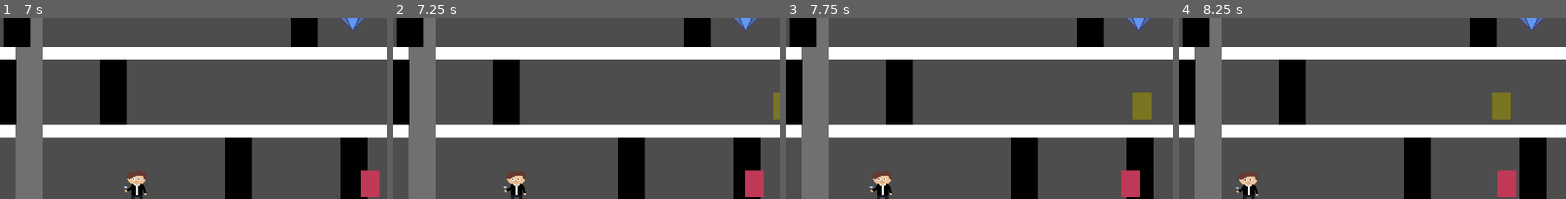
Above: before the commit, frames 1-4 (left to right).
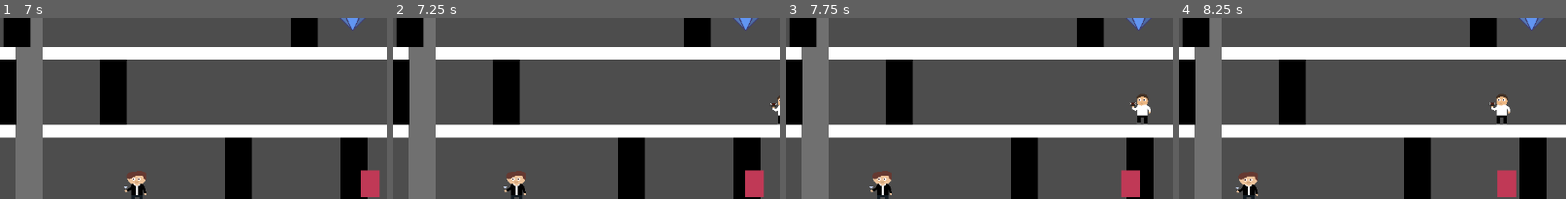
Above: after the commit, the same moments.

Repository: Colonelpanic0/Heist
Game: Godot game, scene res://Scenes/playablenew.tscn
Two runs of this game, one before a commit and one after it. Both use one fixed random seed, a clock stepped at 60 frames per second and the inputs below.
Inputs:
- Up to frame 1 (7 s): tap Enter at 0.5 s; hold D (Right) 0.53-2.03 s; tap 2 (Fire) every 1.5 s from 0.6 to 6.6 s; tap 1 (Jump) at 0.77, 1.52, 3.02, 3.77, 4.52, 6.02, 6.77 s; tap Space (Start) every 1.5 s from 1.35 to 5.85 s; hold A (Left) 2.03-2.78 s; hold D (Right) 2.78-4.28 s; hold A (Left) 4.28-5.03 s; hold D (Right) 5.03-5.78 s; hold A (Left) from 5.78 s (still down)
- Up to frame 2 (7.25 s): keep holding A (Left)
- Up to frame 3 (7.75 s): release A (Left) at 7.28 s; hold D (Right) from 7.28 s (still down); tap Space (Start) at 7.35 s; tap 1 (Jump) at 7.52 s
- Up to frame 4 (8.25 s): keep holding D (Right); tap 2 (Fire) at 8.1 s
The pictures show only the part of the screen within x 50-100%, y 12-62%; the shares and areas given below are measured in that part.

Frame 1 is identical in both runs. In frame 2, 0.3% of the frame differs, in the area x 97-100%, y 41-59%; in frame 3, 0.8%, in the area x 88-95%, y 41-59%; in frame 4, 0.8%.

Commit message:
added waiter worker animation

Diff:
--- a/heist/Scenes/NPCs/Worker.tscn
+++ b/heist/Scenes/NPCs/Worker.tscn
@@ -1,23 +1,33 @@
-[gd_scene load_steps=3 format=3 uid="uid://c7ucd6754xvc5"]
+[gd_scene load_steps=4 format=3 uid="uid://c7ucd6754xvc5"]
 
 [ext_resource type="Script" uid="uid://duw70hom5r32n" path="res://Scripts/Guest.gd" id="1_cyqwn"]
+[ext_resource type="SpriteFrames" uid="uid://1qqgupbid5wq" path="res://Sprites/Waiters/waiter1/waiter_animation.tres" id="2_vc1xb"]
 
 [sub_resource type="RectangleShape2D" id="RectangleShape2D_pji50"]
-size = Vector2(28, 40)
+size = Vector2(34, 49)
 
 [node name="Worker" type="CharacterBody2D"]
 collision_layer = 8
 collision_mask = 16
 script = ExtResource("1_cyqwn")
 speed = 100.0
+guest_m = ExtResource("2_vc1xb")
+guest_f = ExtResource("2_vc1xb")
 
 [node name="ColorRect" type="ColorRect" parent="."]
+visible = false
 offset_right = 28.0
 offset_bottom = 40.0
 color = Color(0.47405815, 0.4584483, 0.12585232, 1)
 
 [node name="CollisionShape2D" type="CollisionShape2D" parent="."]
-position = Vector2(14, 20)
+position = Vector2(17, 24.5)
 shape = SubResource("RectangleShape2D_pji50")
 
 [node name="Worker" type="Node2D" parent="."]
+
+[node name="Sprite" type="AnimatedSprite2D" parent="."]
+unique_name_in_owner = true
+position = Vector2(-10, 0)
+sprite_frames = ExtResource("2_vc1xb")
+centered = false
--- /dev/null
+++ b/heist/Sprites/Waiters/waiter1/waiter_animation.tres
@@ -0,0 +1,33 @@
+[gd_resource type="SpriteFrames" load_steps=4 format=3 uid="uid://1qqgupbid5wq"]
+
+[ext_resource type="Texture2D" uid="uid://ddref638nchso" path="res://Sprites/Waiters/waiter1/waiter1.png" id="1_qp2hn"]
+[ext_resource type="Texture2D" uid="uid://c6g0e35t8xabr" path="res://Sprites/Waiters/waiter1/waiter2.png" id="2_730a4"]
+[ext_resource type="Texture2D" uid="uid://bycyxqg04u3ys" path="res://Sprites/Waiters/waiter1/waiter3.png" id="3_gsm0h"]
+
+[resource]
+animations = [{
+"frames": [{
+"duration": 1.0,
+"texture": ExtResource("1_qp2hn")
+}],
+"loop": true,
+"name": &"default",
+"speed": 5.0
+}, {
+"frames": [{
+"duration": 1.0,
+"texture": ExtResource("2_730a4")
+}, {
+"duration": 1.0,
+"texture": ExtResource("1_qp2hn")
+}, {
+"duration": 1.0,
+"texture": ExtResource("3_gsm0h")
+}, {
+"duration": 1.0,
+"texture": ExtResource("1_qp2hn")
+}],
+"loop": true,
+"name": &"walking",
+"speed": 5.0
+}]
